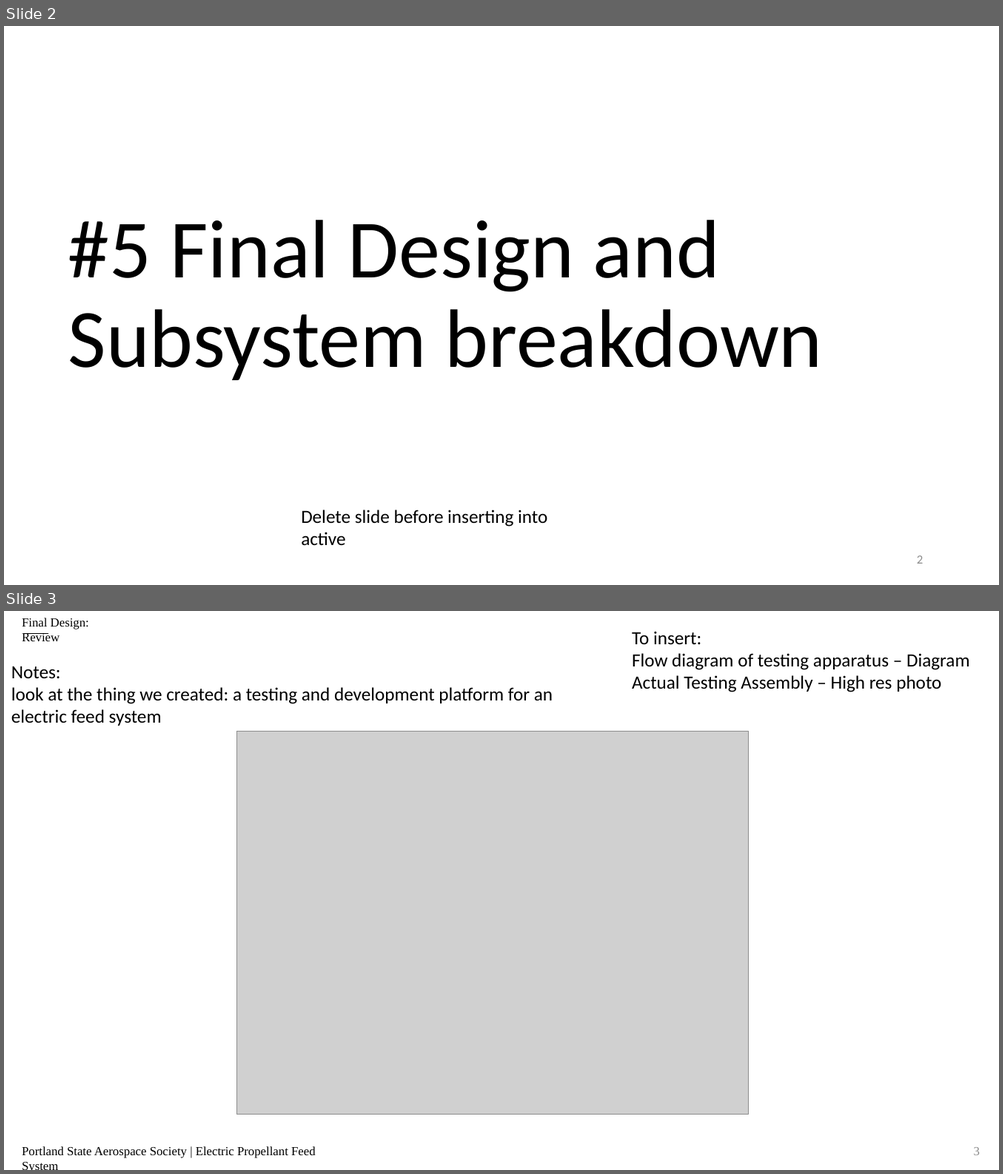
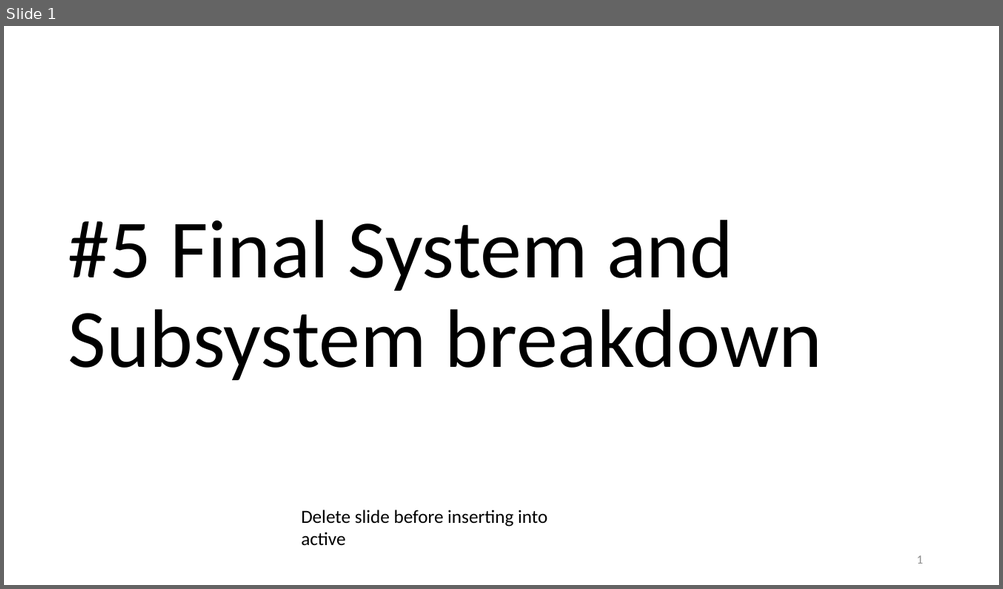
Before and after one commit to psas/electric-feed-system-prototype, a slide deck: Docs/Presentations/Slides/#5 design and subsystems.pptx. Shown one above the other, each under a label of ours: slides 2 and 3 before the commit, slide 1 after it. The pictures are 1003x1174 and 1003x589 pixels, drawn with LibreOffice and Linux fonts; fonts in the diff are those of the drawing; grey boxes stand for pictures. Boxes give left, top, right and bottom in pixels: in the first picture for what was removed or moved away, otherwise in the second. Text is boxed around its words. In the diff, an @@ line names an element or a change of style, - is before the commit and + after.

```diff
--- a/Docs/Presentations/Slides/#5 design and subsystems.pptx
+++ b/Docs/Presentations/Slides/#5 design and subsystems.pptx
@@ slide 3 removed at [4, 611, 999, 1170], background #FFFFFF @@
@@ text removed at [22, 618, 89, 641] @@
-Final Design: Review
@@ text removed at [632, 631, 970, 692] @@
-To insert:
-Flow diagram of testing apparatus – Diagram
-Actual Testing Assembly – High res photo
@@ line removed from (23, 633) to (48, 633) @@
@@ text removed at [11, 666, 552, 726] @@
-Notes:
-look at the thing we created: a testing and development platform for an electric feed system
@@ picture removed at [237, 732, 748, 1116] @@
@@ text removed at [22, 1147, 316, 1159] @@
-Portland State Aerospace Society | Electric Propellant Feed System
@@ page number removed at [973, 1147, 979, 1156] @@
-3
@@ what was slide 2 is now slide 1 @@
@@ slide 1 changed as well @@
@@ title at [68, 220, 822, 380]: text changed @@
-#5 Final Design and Subsystem breakdown
+#5 Final System and Subsystem breakdown
@@ page number at [916, 556, 922, 564]: text changed @@
-2
+1
```
Also in this commit, not shown: 4 slides added, 7 other slides removed.
